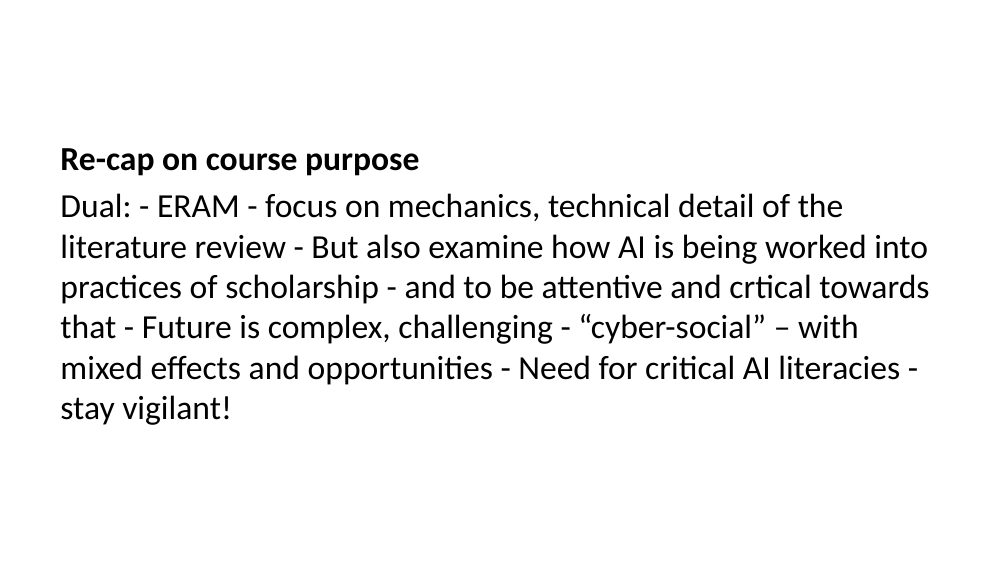
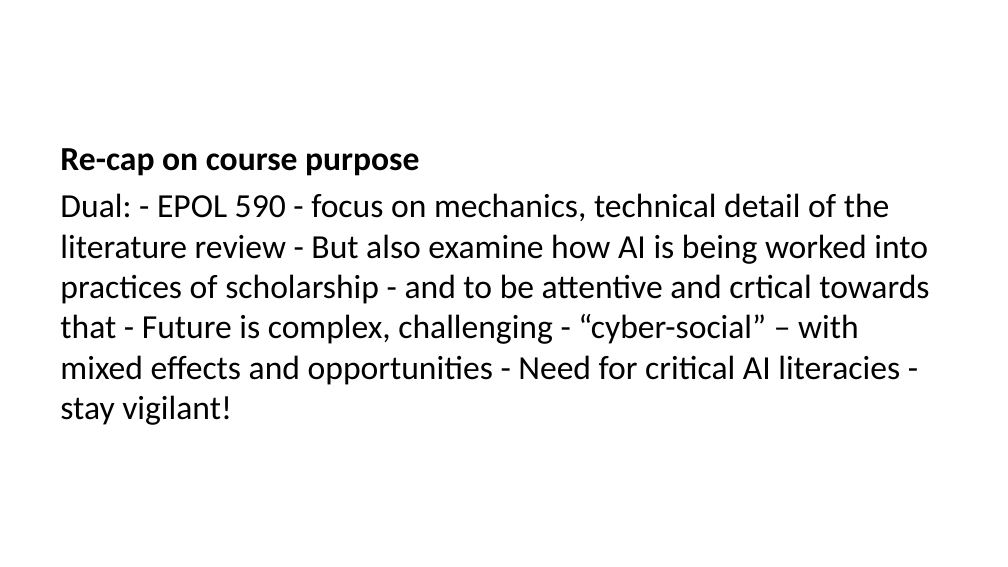
Before and after one commit to liammagee/machinespirits-content-philosophy, a slide deck: slide 27 of courses/590-fall-2026/590-lecture-7.pptx. Drawn at 1008x567 pixels with LibreOffice and Linux fonts; fonts in the diff are those of the drawing. Boxes give left, top, right and bottom in pixels: in the first picture for what was removed or moved away, otherwise in the second. Text is boxed around its words. In the diff, an @@ line names an element or a change of style, - is before the commit and + after.

```diff
--- a/courses/590-fall-2026/590-lecture-7.pptx
+++ b/courses/590-fall-2026/590-lecture-7.pptx
@@ text at box(60, 193, 929, 425): text changed @@
-Dual: - ERAM - focus on mechanics, technical detail of the literature review - But also examine how AI is being worked into practices of scholarship - and to be attentive and crtical towards that - Future is complex, challenging - “cyber-social” – with mixed effects and opportunities - Need for critical AI literacies - stay vigilant!
+Dual: - EPOL 590 - focus on mechanics, technical detail of the literature review - But also examine how AI is being worked into practices of scholarship - and to be attentive and crtical towards that - Future is complex, challenging - “cyber-social” – with mixed effects and opportunities - Need for critical AI literacies - stay vigilant!
```
Also in this commit, not shown: 2 other slides changed, 19 other files.
